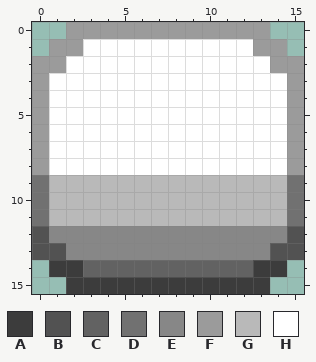
Two versions of one pixel-art file, Assets/Sprites/general_platform_9slice.aseprite. Above, as it was before the edit.
16x16 pixels, 1 frame.
Palette (. is transparent): A #3c3c3c  B #525252  C #626262  D #717171  E #878787  F #9b9b9b  G #b9b9b9  H #ffffff
Pixels before, first column x 0:
 0 ..FFFFFFFFFFFF..
 1 .FFHHHHHHHHHHFF.
 2 FFHHHHHHHHHHHHFF
 3 FHHHHHHHHHHHHHHF
 4 FHHHHHHHHHHHHHHF
 5 FHHHHHHHHHHHHHHF
 6 FHHHHHHHHHHHHHHF
 7 FHHHHHHHHHHHHHHF
 8 FHHHHHHHHHHHHHHF
 9 DGGGGGGGGGGGGGGD
10 DGGGGGGGGGGGGGGD
11 DGGGGGGGGGGGGGGD
12 BEEEEEEEEEEEEEEB
13 BBEEEEEEEEEEEEBB
14 .AACCCCCCCCCCAA.
15 ..AAAAAAAAAAAA..
After the commit:
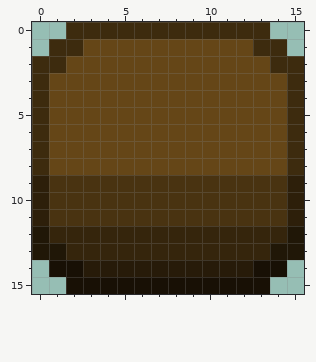
Difference:
Colour A changes from #3c3c3c to #181005.
Colour B changes from #525252 to #201707.
Colour C changes from #626262 to #271b09.
Colour D changes from #717171 to #2d1f0a.
Colour E changes from #878787 to #35250c.
Colour F changes from #9b9b9b to #3d2b0e.
Colour G changes from #b9b9b9 to #493311.
Colour H changes from #ffffff to #654617.
